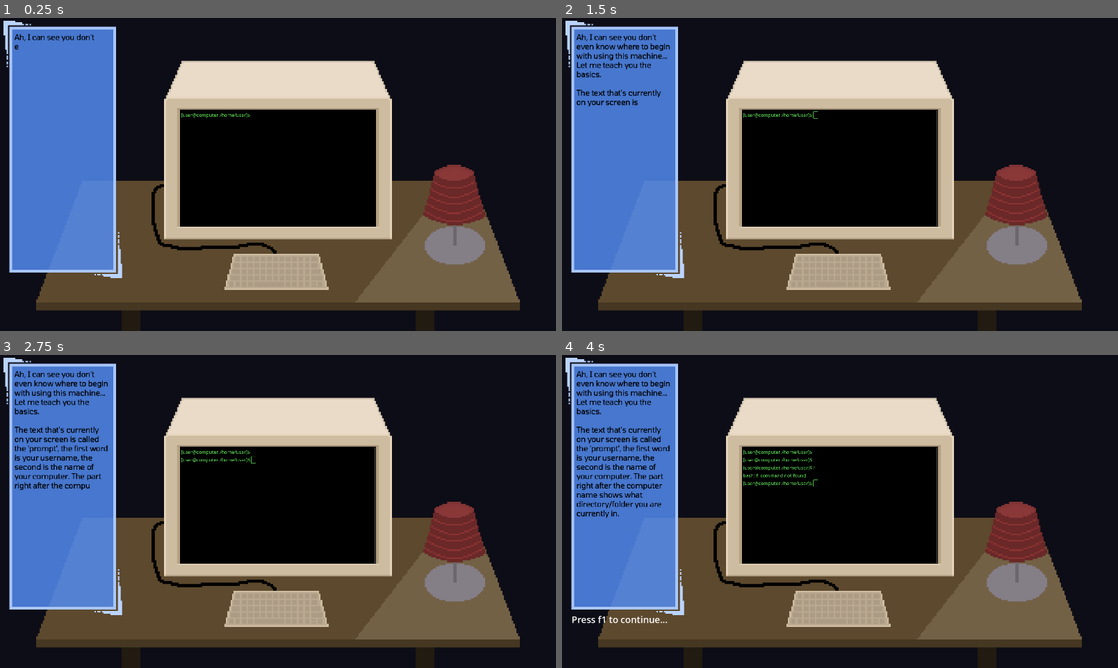
Above: before the commit, frames 1-4 (two rows, left to right).
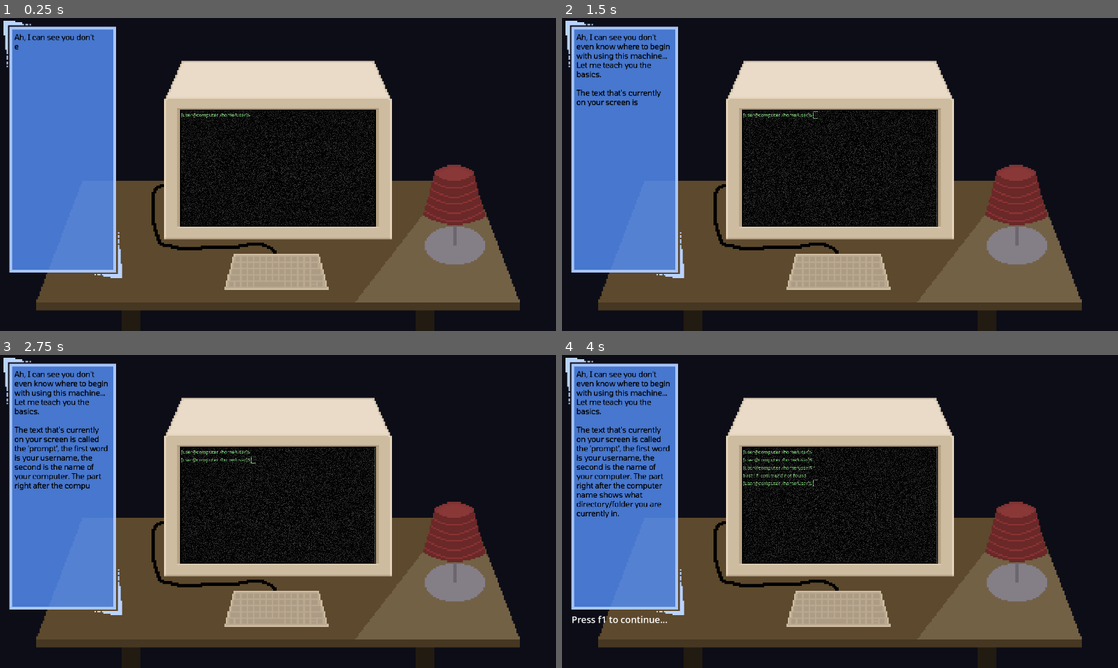
Above: after the commit, the same moments.

Repository: bunnybunnybun/The-Resistance
Game: Godot game, scene res://scenes/LearningTheBasics.tscn
Same seed, same stepped clock (60 frames per second), same inputs: the game is played once before the commit and once after it. This scene is started directly instead of the project's main scene.
Inputs (mouse positions are in pixels of both pictures, inside the frame that each line leads up to):
- Up to frame 1 (0.25 s): no input
- Up to frame 2 (1.5 s): tap Enter at 0.5, 0.6, 1.35 s; move the mouse to (623, 149) at 0.52 s; hold Right 0.53-1.28 s; click (623, 149) at 0.67 s; move the mouse to (840, 168) at 1.27 s; hold Down from 1.28 s (still down); click (840, 168) at 1.42 s
- Up to frame 3 (2.75 s): move the mouse to (333, 442) at 2.02 s; release Down at 2.03 s; hold Right from 2.03 s (still down); tap Alt at 2.1 s; tap Enter at 2.3 s
- Up to frame 4 (4 s): move the mouse to (812, 574) at 2.77 s; release Right at 2.78 s; hold Up 2.78-3.53 s; tap Shift at 2.85 s; click (812, 574) at 2.92 s; tap Enter at 3.05, 3.6 s; tap F at 3.5 s; move the mouse to (1006, 558) at 3.52 s; hold Left from 3.53 s (still down)

The runs differ from the first frame. In frame 1, 3.1% of the frame differs, in the area x 32-68%, y 29-67%; in frame 2, 3.1%; in frame 3, 3.1%; in frame 4, 3.3%.

Commit message:
Added a CRT effect shader thingy to the terminal. Also improved the cd command.
Note: I found the shader online, I did not write it myself.

Diff:
--- a/project.godot
+++ b/project.godot
@@ -11,7 +11,7 @@
 [application]
 
 config/name="The Resistance"
-run/main_scene="uid://dosqxnixp8bbc"
+run/main_scene="uid://dvlamqsyyej88"
 config/features=PackedStringArray("4.5", "GL Compatibility")
 config/icon="res://icon.svg"
 
--- /dev/null
+++ b/scenes/CRT.gdshader
@@ -0,0 +1,168 @@
+shader_type canvas_item;
+
+
+uniform sampler2D SCREEN_TEXTURE : hint_screen_texture, filter_linear_mipmap;
+
+
+uniform bool overlay = false;
+
+uniform float scanlines_opacity : hint_range(0.0, 1.0) = 0.4;
+uniform float scanlines_width : hint_range(0.0, 0.5) = 0.25;
+uniform float grille_opacity : hint_range(0.0, 1.0) = 0.3;
+uniform vec2 resolution = vec2(640.0, 480.0);
+
+uniform bool pixelate = true;
+
+uniform bool roll = true;
+uniform float roll_speed = 8.0;
+uniform float roll_size : hint_range(0.0, 100.0) = 15.0;
+uniform float roll_variation : hint_range(0.1, 5.0) = 1.8;
+uniform float distort_intensity : hint_range(0.0, 0.2) = 0.05;
+
+uniform float noise_opacity : hint_range(0.0, 1.0) = 0.4;
+uniform float noise_speed = 5.0;
+
+uniform float static_noise_intensity : hint_range(0.0, 1.0) = 0.06;
+
+uniform float aberration : hint_range(-1.0, 1.0) = 0.03;
+uniform float brightness = 1.4;
+uniform bool discolor = true;
+
+uniform float warp_amount : hint_range(0.0, 5.0) = 1.0;
+uniform bool clip_warp = false;
+
+uniform float vignette_intensity = 0.4;
+uniform float vignette_opacity : hint_range(0.0, 1.0) = 0.5;
+
+
+
+vec2 random(vec2 uv){
+    uv = vec2(dot(uv, vec2(127.1,311.7)), dot(uv, vec2(269.5,183.3)));
+    return -1.0 + 2.0 * fract(sin(uv) * 43758.5453123);
+}
+
+float noise(vec2 uv) {
+    vec2 uv_index = floor(uv);
+    vec2 uv_fract = fract(uv);
+    vec2 blur = smoothstep(0.0, 1.0, uv_fract);
+
+    return mix(
+        mix(dot(random(uv_index + vec2(0.0,0.0)), uv_fract - vec2(0.0,0.0)),
+            dot(random(uv_index + vec2(1.0,0.0)), uv_fract - vec2(1.0,0.0)), blur.x),
+        mix(dot(random(uv_index + vec2(0.0,1.0)), uv_fract - vec2(0.0,1.0)),
+            dot(random(uv_index + vec2(1.0,1.0)), uv_fract - vec2(1.0,1.0)), blur.x),
+        blur.y
+    ) * 0.5 + 0.5;
+}
+
+vec2 warp(vec2 uv){
+    vec2 delta = uv - 0.5;
+    float delta2 = dot(delta.xy, delta.xy);
+    float delta4 = delta2 * delta2;
+    float delta_offset = delta4 * warp_amount;
+    return uv + delta * delta_offset;
+}
+
+float border (vec2 uv){
+    float radius = min(warp_amount, 0.08);
+    radius = max(min(min(abs(radius * 2.0), abs(1.0)), abs(1.0)), 1e-5);
+    vec2 abs_uv = abs(uv * 2.0 - 1.0) - vec2(1.0, 1.0) + radius;
+    float dist = length(max(vec2(0.0), abs_uv)) / radius;
+    float square = smoothstep(0.96, 1.0, dist);
+    return clamp(1.0 - square, 0.0, 1.0);
+}
+
+float vignette(vec2 uv){
+    uv *= 1.0 - uv.xy;
+    float vignette = uv.x * uv.y * 15.0;
+    return pow(vignette, vignette_intensity * vignette_opacity);
+}
+
+
+void fragment()
+{
+    vec2 uv = overlay ? warp(SCREEN_UV) : warp(UV);
+    vec2 text_uv = uv;
+    vec2 roll_uv = vec2(0.0);
+    float time = roll ? TIME : 0.0;
+
+    if (pixelate){
+        text_uv = ceil(uv * resolution) / resolution;
+    }
+
+    float roll_line = 0.0;
+    if (roll || noise_opacity > 0.0){
+        roll_line = smoothstep(0.3, 0.9, sin(uv.y * roll_size - (time * roll_speed)));
+        roll_line *= roll_line * smoothstep(0.3, 0.9, sin(uv.y * roll_size * roll_variation - (time * roll_speed * roll_variation)));
+        roll_uv = vec2((roll_line * distort_intensity * (1.-UV.x)), 0.0);
+    }
+
+    vec4 text;
+    if (roll){
+        text.r = texture(SCREEN_TEXTURE, text_uv + roll_uv * 0.8 + vec2(aberration, 0.0) * .1).r;
+        text.g = texture(SCREEN_TEXTURE, text_uv + roll_uv * 1.2 - vec2(aberration, 0.0) * .1).g;
+        text.b = texture(SCREEN_TEXTURE, text_uv + roll_uv).b;
+        text.a = 1.0;
+    } else {
+        text.r = texture(SCREEN_TEXTURE, text_uv + vec2(aberration, 0.0) * .1).r;
+        text.g = texture(SCREEN_TEXTURE, text_uv - vec2(aberration, 0.0) * .1).g;
+        text.b = texture(SCREEN_TEXTURE, text_uv).b;
+        text.a = 1.0;
+    }
+
+    float r = text.r;
+    float g = text.g;
+    float b = text.b;
+
+    uv = warp(UV);
+
+    if (grille_opacity > 0.0){
+        float g_r = smoothstep(0.85, 0.95, abs(sin(uv.x * (resolution.x * 3.14159265))));
+        r = mix(r, r * g_r, grille_opacity);
+
+        float g_g = smoothstep(0.85, 0.95, abs(sin(1.05 + uv.x * (resolution.x * 3.14159265))));
+        g = mix(g, g * g_g, grille_opacity);
+
+        float b_b = smoothstep(0.85, 0.95, abs(sin(2.1 + uv.x * (resolution.x * 3.14159265))));
+        b = mix(b, b * b_b, grille_opacity);
+    }
+
+    text.r = clamp(r * brightness, 0.0, 1.0);
+    text.g = clamp(g * brightness, 0.0, 1.0);
+    text.b = clamp(b * brightness, 0.0, 1.0);
+
+    float scanlines = 0.5;
+    if (scanlines_opacity > 0.0){
+        scanlines = smoothstep(scanlines_width, scanlines_width + 0.5, abs(sin(uv.y * (resolution.y * 3.14159265))));
+        text.rgb = mix(text.rgb, text.rgb * vec3(scanlines), scanlines_opacity);
+    }
+
+    if (noise_opacity > 0.0){
+        float n = smoothstep(0.4, 0.5, noise(uv * vec2(2.0, 200.0) + vec2(10.0, (TIME * (noise_speed)))));
+        roll_line *= n * scanlines * clamp(random((ceil(uv * resolution) / resolution) + vec2(TIME * 0.8, 0.0)).x + 0.8, 0.0, 1.0);
+        text.rgb = clamp(mix(text.rgb, text.rgb + roll_line, noise_opacity), vec3(0.0), vec3(1.0));
+    }
+
+    if (static_noise_intensity > 0.0){
+        text.rgb += clamp(random((ceil(uv * resolution) / resolution) + fract(TIME)).x, 0.0, 1.0) * static_noise_intensity;
+    }
+
+    text.rgb *= border(uv);
+    text.rgb *= vignette(uv);
+
+    if (clip_warp){
+        text.a = border(uv);
+    }
+
+    if (discolor){
+        float saturation = 0.5;
+        float contrast = 1.2;
+        vec3 greyscale = vec3(text.r + text.g + text.b) / 3.;
+        text.rgb = mix(text.rgb, greyscale, saturation);
+
+        float midpoint = pow(0.5, 2.2);
+        text.rgb = (text.rgb - vec3(midpoint)) * contrast + midpoint;
+    }
+
+    COLOR = text;
+}
--- a/scenes/LearningTheBasics.tscn
+++ b/scenes/LearningTheBasics.tscn
@@ -9,6 +9,33 @@
 [ext_resource type="FontFile" uid="uid://cv1q7pwcvdtd6" path="res://fonts/Tomorrow/Tomorrow-Italic.ttf" id="5_viu5q"]
 [ext_resource type="Texture2D" uid="uid://dmh8b6k4tbaui" path="res://images/LearningTheBasics_background.png" id="7_1m0c6"]
 [ext_resource type="PackedScene" uid="uid://c22nd57fwepa8" path="res://scenes/pause_menu.tscn" id="8_x8wt3"]
+[ext_resource type="Shader" uid="uid://dg7bwch6d16pa" path="res://scenes/CRT.gdshader" id="9_popb1"]
+
+[sub_resource type="ShaderMaterial" id="ShaderMaterial_popb1"]
+shader = ExtResource("9_popb1")
+shader_parameter/overlay = true
+shader_parameter/scanlines_opacity = 0.4
+shader_parameter/scanlines_width = 0.25
+shader_parameter/grille_opacity = 0.3
+shader_parameter/resolution = Vector2(5000, 5000)
+shader_parameter/pixelate = false
+shader_parameter/roll = false
+shader_parameter/roll_speed = 1.0
+shader_parameter/roll_size = 2.78800013243
+shader_parameter/roll_variation = 0.85200003721012
+shader_parameter/distort_intensity = 0.0
+shader_parameter/noise_opacity = 0.0
+shader_parameter/noise_speed = 5.0
+shader_parameter/static_noise_intensity = 0.2450000116375
+shader_parameter/aberration = 4.7499999933364734e-08
+shader_parameter/brightness = 1.4
+shader_parameter/discolor = true
+shader_parameter/warp_amount = 0.0
+shader_parameter/clip_warp = false
+shader_parameter/vignette_intensity = 0.0
+shader_parameter/vignette_opacity = 0.106000005035
+
+[sub_resource type="ShaderMaterial" id="ShaderMaterial_0cwho"]
 
 [sub_resource type="StyleBoxEmpty" id="StyleBoxEmpty_e3xd5"]
 
@@ -20,8 +47,23 @@
 grow_horizontal = 2
 grow_vertical = 2
 
+[node name="CRTShader" type="ColorRect" parent="."]
+z_index = 1
+material = SubResource("ShaderMaterial_popb1")
+layout_mode = 1
+anchors_preset = 15
+anchor_right = 1.0
+anchor_bottom = 1.0
+offset_left = 625.0
+offset_top = 319.0
+offset_right = -625.0
+offset_bottom = -363.0
+grow_horizontal = 2
+grow_vertical = 2
+
 [node name="TextureRect" type="TextureRect" parent="."]
 texture_filter = 1
+material = SubResource("ShaderMaterial_0cwho")
 layout_mode = 1
 anchors_preset = 15
 anchor_right = 1.0
--- a/scenes/MainMenu.tscn
+++ b/scenes/MainMenu.tscn
@@ -1,9 +1,34 @@
-[gd_scene load_steps=6 format=3 uid="uid://dvlamqsyyej88"]
+[gd_scene load_steps=8 format=3 uid="uid://dvlamqsyyej88"]
 
 [ext_resource type="Script" uid="uid://c7dfw3c2v8r1v" path="res://scripts/main_menu.gd" id="1_i26rj"]
 [ext_resource type="Texture2D" uid="uid://b7kjcg6ajlfcv" path="res://images/main_menu_background.png" id="2_eiy7p"]
 [ext_resource type="FontFile" uid="uid://brxrvyhwbk85q" path="res://fonts/elounda/font/Elounda-Italic.ttf" id="3_h7a2f"]
 [ext_resource type="PackedScene" uid="uid://c22nd57fwepa8" path="res://scenes/pause_menu.tscn" id="4_ow34m"]
+[ext_resource type="Shader" uid="uid://dg7bwch6d16pa" path="res://scenes/CRT.gdshader" id="5_l72w3"]
+
+[sub_resource type="ShaderMaterial" id="ShaderMaterial_826wr"]
+shader = ExtResource("5_l72w3")
+shader_parameter/overlay = true
+shader_parameter/scanlines_opacity = 0.4
+shader_parameter/scanlines_width = 0.25
+shader_parameter/grille_opacity = 0.3
+shader_parameter/resolution = Vector2(5000, 5000)
+shader_parameter/pixelate = false
+shader_parameter/roll = false
+shader_parameter/roll_speed = 1.0
+shader_parameter/roll_size = 2.78800013243
+shader_parameter/roll_variation = 0.85200003721012
+shader_parameter/distort_intensity = 0.0
+shader_parameter/noise_opacity = 0.0
+shader_parameter/noise_speed = 5.0
+shader_parameter/static_noise_intensity = 0.2450000116375
+shader_parameter/aberration = 4.7499999933364734e-08
+shader_parameter/brightness = 1.4
+shader_parameter/discolor = true
+shader_parameter/warp_amount = 0.0
+shader_parameter/clip_warp = false
+shader_parameter/vignette_intensity = 0.0
+shader_parameter/vignette_opacity = 0.106000005035
 
 [sub_resource type="StyleBoxEmpty" id="StyleBoxEmpty_eiy7p"]
 
@@ -15,6 +40,22 @@
 grow_horizontal = 2
 grow_vertical = 2
 script = ExtResource("1_i26rj")
+
+[node name="CRTShader" type="ColorRect" parent="."]
+z_index = 1
+material = SubResource("ShaderMaterial_826wr")
+layout_mode = 1
+anchors_preset = 8
+anchor_left = 0.5
+anchor_top = 0.5
+anchor_right = 0.5
+anchor_bottom = 0.5
+offset_left = -332.125
+offset_top = -170.25
+offset_right = 332.125
+offset_bottom = 170.25
+grow_horizontal = 2
+grow_vertical = 2
 
 [node name="ColorRect" type="ColorRect" parent="."]
 layout_mode = 1
--- a/scenes/pause_menu.tscn
+++ b/scenes/pause_menu.tscn
@@ -167,6 +167,7 @@
 
 [node name="PauseMenu" type="Control"]
 process_mode = 3
+z_index = 9
 layout_mode = 3
 anchors_preset = 15
 anchor_right = 1.0
--- a/scenes/text_edit.gd
+++ b/scenes/text_edit.gd
@@ -145,6 +145,8 @@
 
 				if path_exists and current is Dictionary:
 					current_path = new_path
+				elif path_exists:
+					text_edit.text += '\ncd: "' + arg + '" is not a directory'
 				else: text_edit.text += '\ncd: The directory "' + arg + '" does not exist'
 
 		elif command == "touch":
Not shown, added: scenes/CRT.gdshader.uid
Not shown: 1 places in scenes/LearningTheBasics.tscn that only renumber resources
